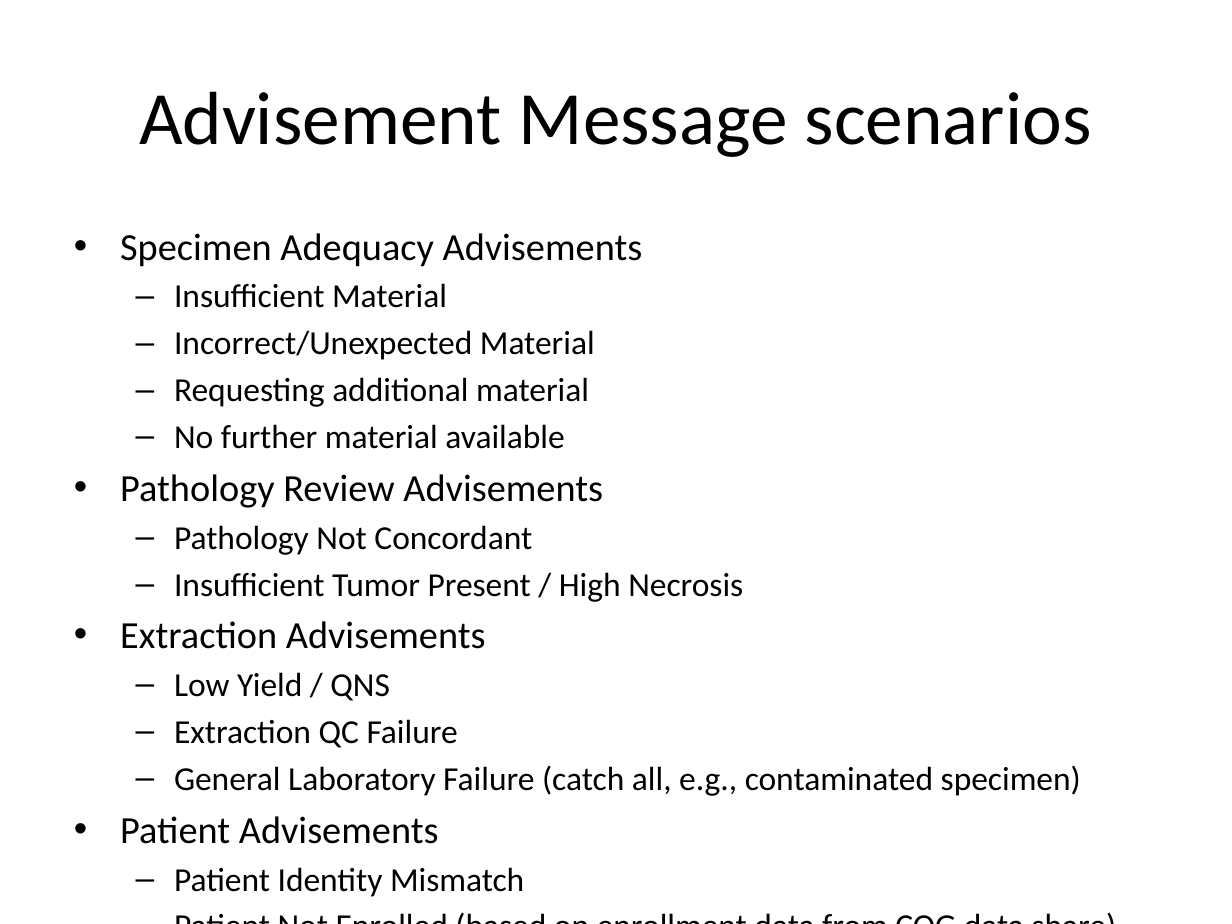
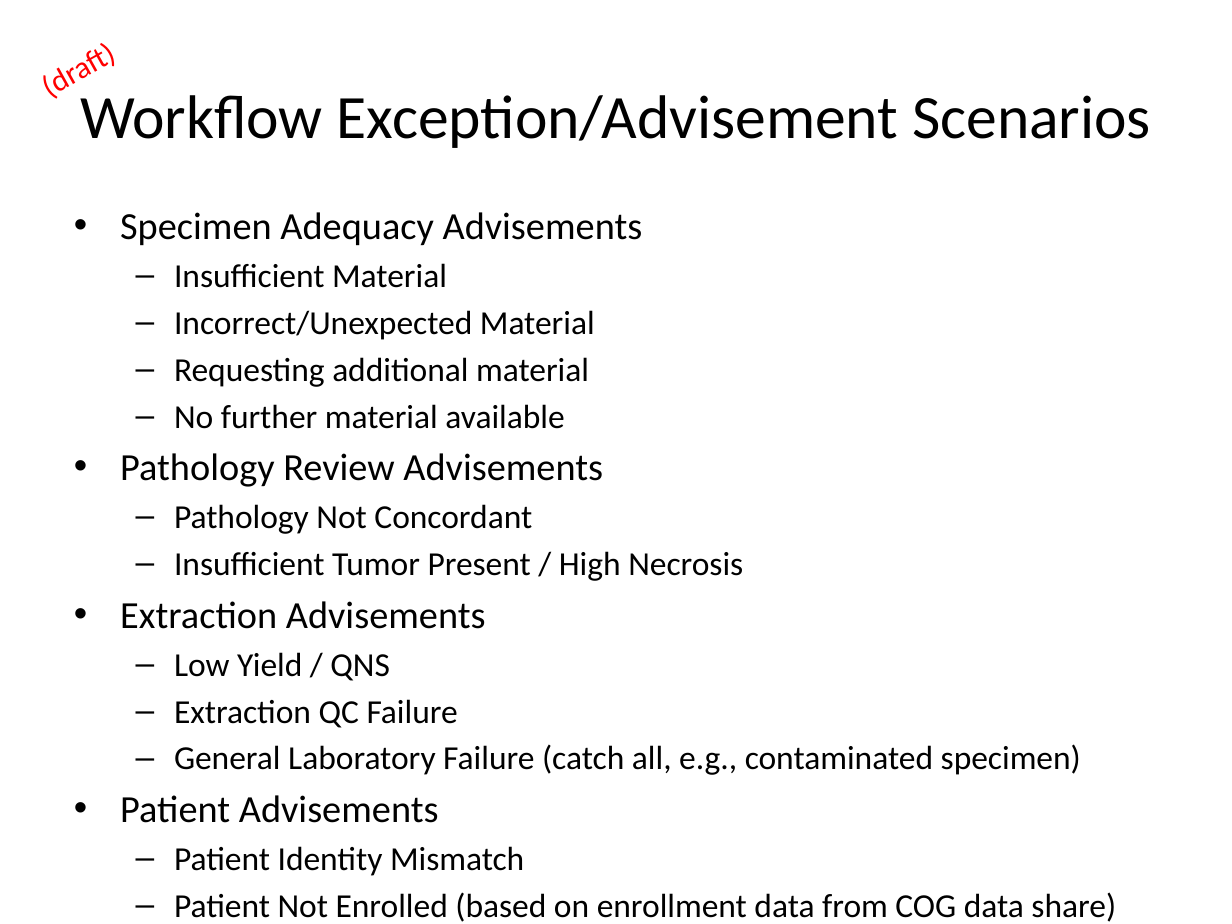
Before and after one commit to NCH-BPC-Informatics/pedmatch-arch-docs, a slide deck: slide 11 of NCH-PEDMATCH - Integration Walkthrough.pptx. Drawn at 1232x924 pixels with LibreOffice and Linux fonts; fonts in the diff are those of the drawing. Boxes give left, top, right and bottom in pixels: in the first picture for what was removed or moved away, otherwise in the second. Text is boxed around its words. In the diff, an @@ line names an element or a change of style, - is before the commit and + after.

Commit message:
Workflow Exception draft content
Defines initial workflow exception JSON object model; Powerpoint slides for describing failure vs. advisement; Initial exception categories/reasons

```diff
--- a/NCH-PEDMATCH - Integration Walkthrough.pptx
+++ b/NCH-PEDMATCH - Integration Walkthrough.pptx
@@ text added at (x1=21, y1=21, x2=136, y2=115), 18 pt, text #FF0000 @@
+(draft)
@@ title at (x1=80, y1=95, x2=1151, y2=148): text changed; size 44 to 36 pt @@
-Advisement Message scenarios
+Workflow Exception/Advisement Scenarios
@@ text "Specimen Adequacy Advisements" rewrapped from (x1=120, y1=233, x2=1081, y2=897) to (x1=120, y1=212, x2=1116, y2=922) @@
```
Also in this commit, not shown: 2 other slides changed, 2 slides added, 1 other file.
